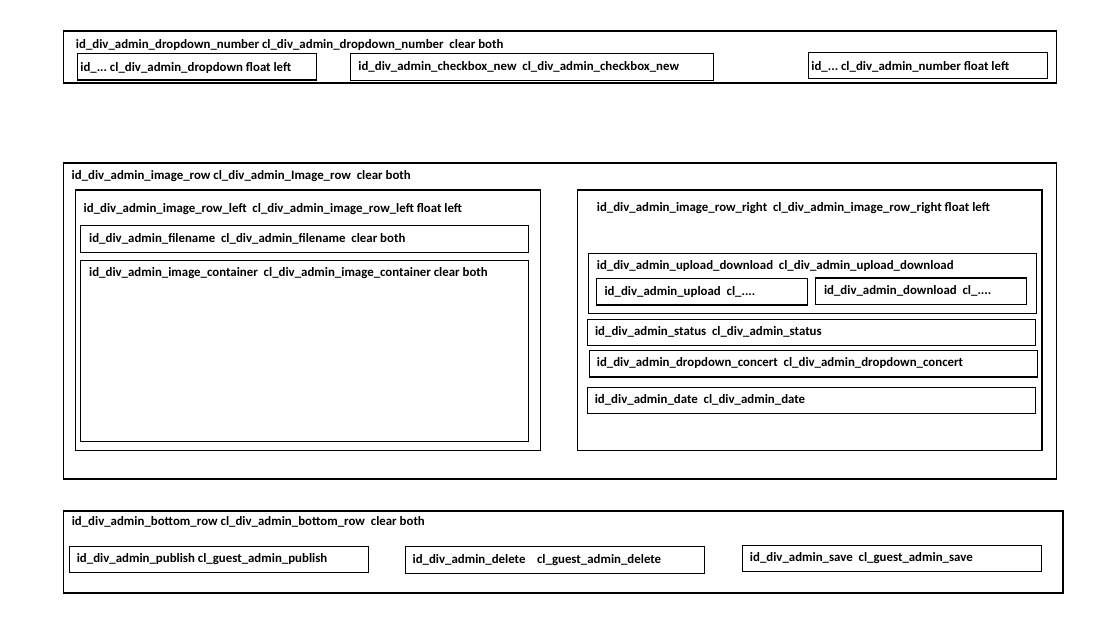
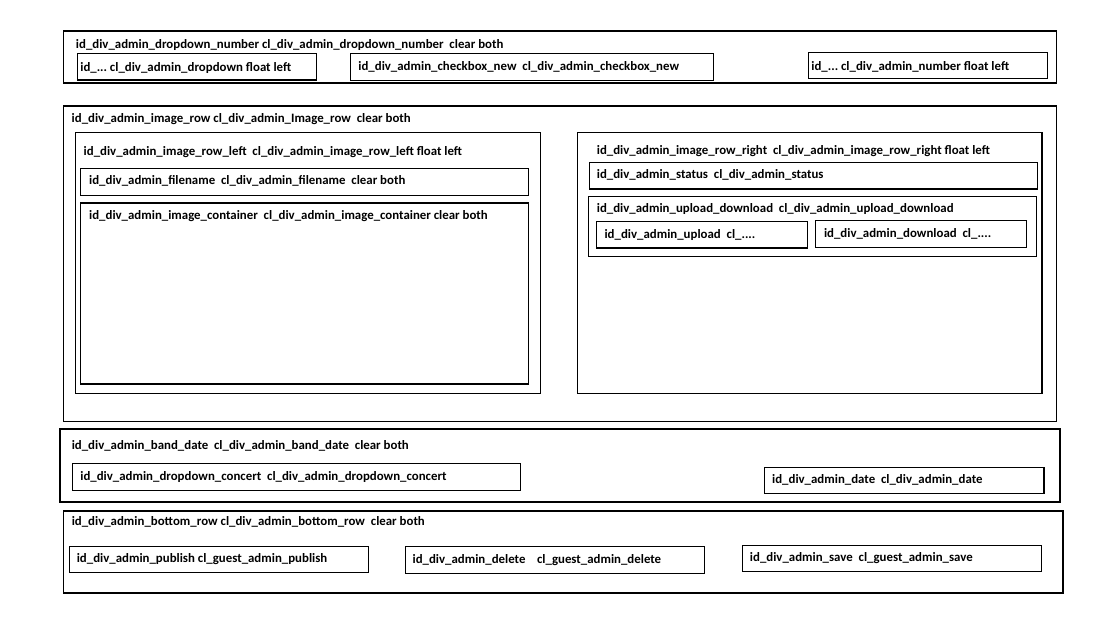
Before and after one commit to JazzLiveAarau/WwwGuestbook, a slide deck: slide 3 of Description/JazzGuestsAdmin.pptx. Drawn at 1120x630 pixels with LibreOffice and Linux fonts; fonts in the diff are those of the drawing. Boxes give left, top, right and bottom in pixels: in the first picture for what was removed or moved away, otherwise in the second. Text is boxed around its words. In the diff, an @@ line names an element or a change of style, - is before the commit and + after.

```diff
--- a/Description/JazzGuestsAdmin.pptx
+++ b/Description/JazzGuestsAdmin.pptx
@@ text "id_div_admin_image_row_right cl_div_admin_image_row_right fl ...": place and size @@
-text "id_div_admin_image_row_right cl_div_admin_image_row_right fl ..." at (597, 202, 990, 213)
+text "id_div_admin_image_row_right cl_div_admin_image_row_right fl ..." at (597, 145, 990, 156)
@@ text "id_div_admin_status cl_div_admin_status": place and size @@
-text "id_div_admin_status cl_div_admin_status" at (595, 326, 822, 337)
+text "id_div_admin_status cl_div_admin_status" at (597, 169, 824, 180)
@@ rectangle: place and size @@
-rectangle at (587, 319, 1035, 346)
+rectangle at (590, 162, 1038, 189)
@@ text "id_div_admin_image_container cl_div_admin_image_container cl ...": place and size @@
-text "id_div_admin_image_container cl_div_admin_image_container cl ..." at (89, 267, 488, 278)
+text "id_div_admin_image_container cl_div_admin_image_container cl ..." at (89, 210, 488, 221)
@@ 8 rectangles, 6 texts: place and size @@
-8 rectangles, 6 texts at (64, 163, 1057, 479)
+8 rectangles, 6 texts at (64, 106, 1057, 422)
@@ rectangle added at (60, 429, 1060, 502), outline #000000 1.5 pt @@
@@ text added at (72, 440, 409, 451), 11 pt, text #000000, bold @@
+id_div_admin_band_date cl_div_admin_band_date clear both
@@ text "id_div_admin_dropdown_concert cl_div_admin_dropdown_concert": place and size @@
-text "id_div_admin_dropdown_concert cl_div_admin_dropdown_concert" at (597, 357, 963, 368)
+text "id_div_admin_dropdown_concert cl_div_admin_dropdown_concert" at (80, 471, 446, 482)
@@ rectangle: place and size @@
-rectangle at (590, 350, 1038, 377)
+rectangle at (73, 464, 521, 491)
@@ text "id_div_admin_date cl_div_admin_date": place and size @@
-text "id_div_admin_date cl_div_admin_date" at (595, 394, 806, 405)
+text "id_div_admin_date cl_div_admin_date" at (772, 474, 983, 485)
@@ rectangle: place and size @@
-rectangle at (587, 387, 1035, 414)
+rectangle at (765, 467, 1044, 494)
```
Also in this commit, not shown: 8 other files.
